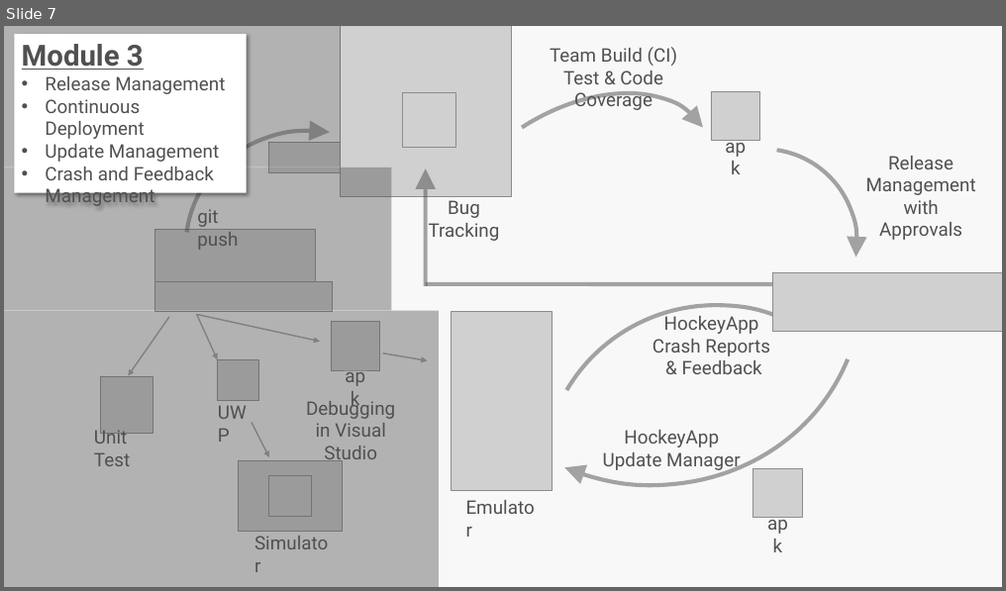
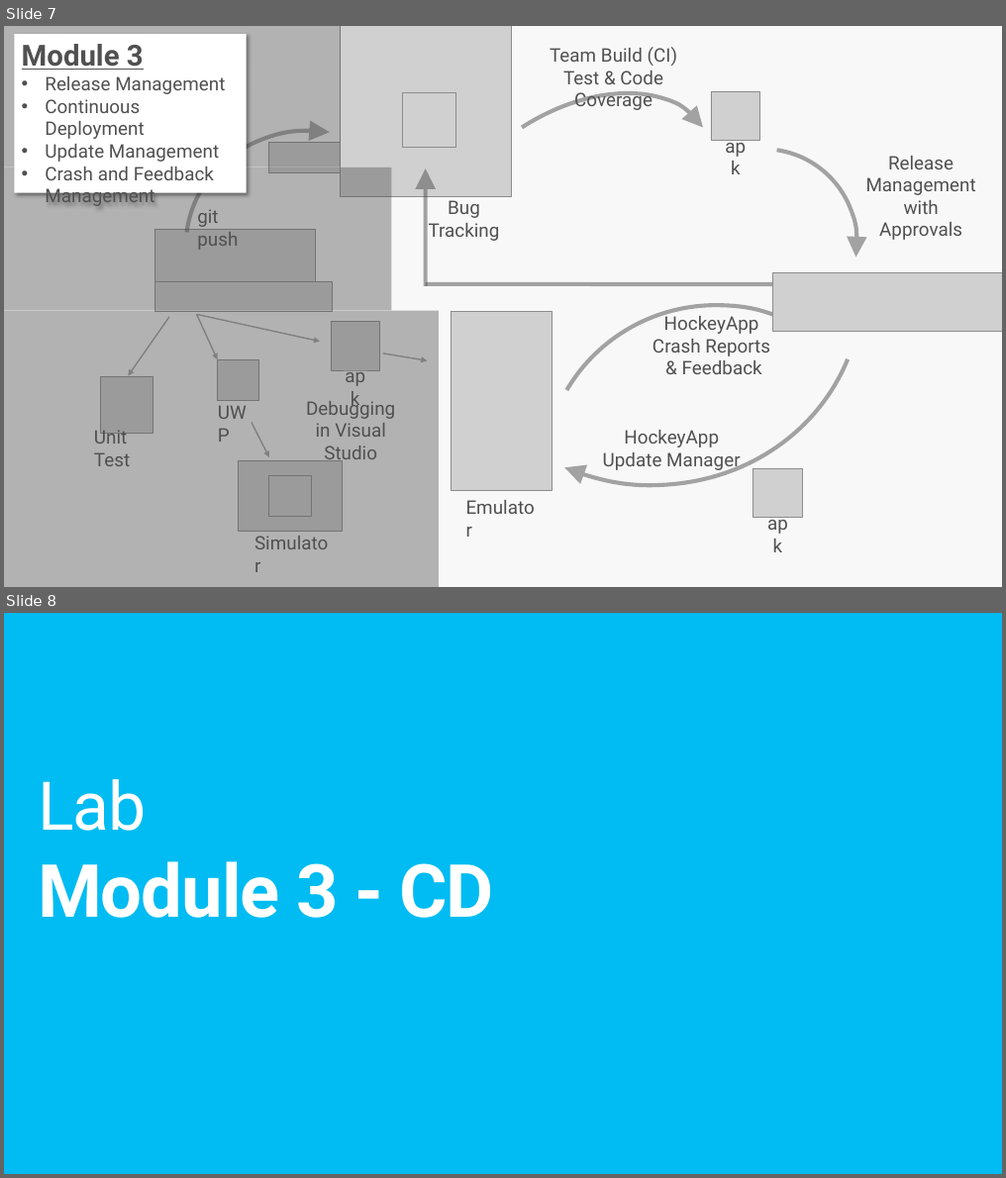
Before and after one commit to sriramdasbalaji/CodeLabs-MobileDevOps, a slide deck: Module3-CD/Slides/Mobile DevOps Module 3.pptx. Shown one above the other, each under a label of ours: slide 7 before the commit, slides 7 and 8 after it. The pictures are 1006x591 and 1006x1178 pixels, drawn with LibreOffice and Linux fonts; fonts in the diff are those of the drawing; grey boxes stand for pictures. Boxes give left, top, right and bottom in pixels: in the first picture for what was removed or moved away, otherwise in the second. Text is boxed around its words. In the diff, an @@ line names an element or a change of style, - is before the commit and + after.

Commit message:
Updates slide decks for all modules with consistent content formatting and other small tweaks

```diff
--- a/Module3-CD/Slides/Mobile DevOps Module 3.pptx
+++ b/Module3-CD/Slides/Mobile DevOps Module 3.pptx
@@ slide 8 added at box(4, 613, 1002, 1174), background #00BCF2 @@
@@ title added at box(38, 779, 494, 918), 72 pt, text #FFFFFF, bold @@
+Lab
+Module 3 - CD
```
Also in this commit, not shown: 4 slides changed, 2 other slides added, 1 slide removed, 2 other files.
